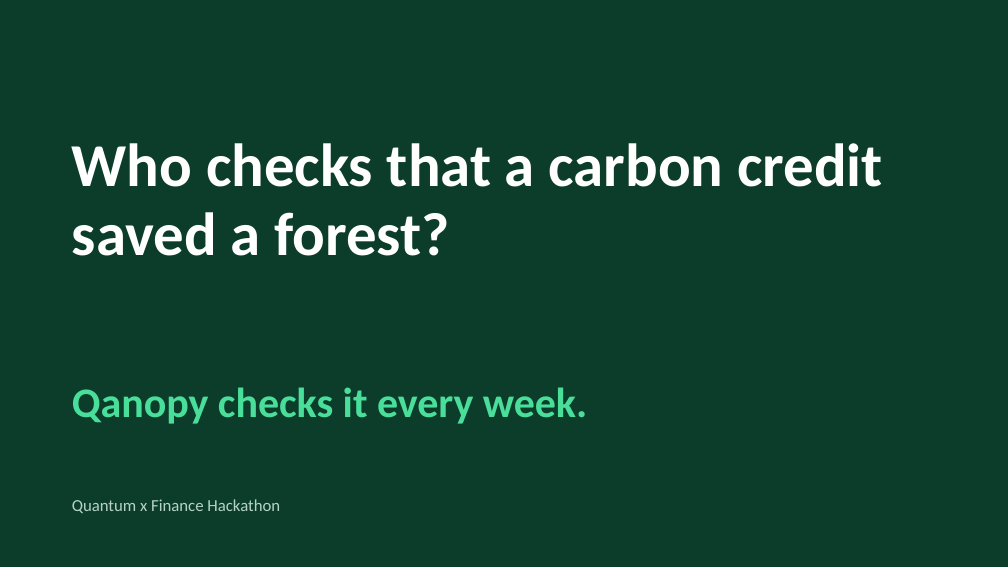
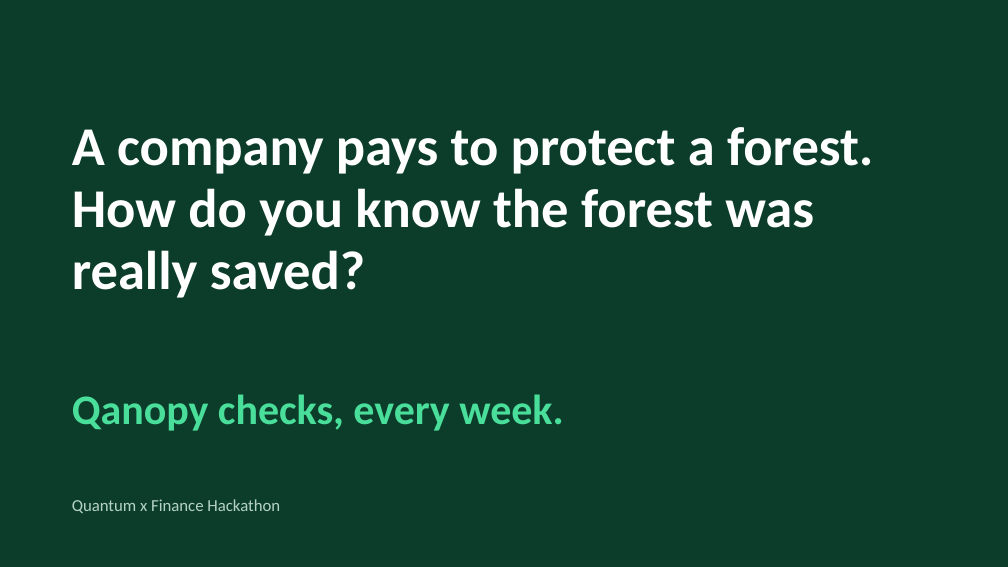
Before and after one commit to Quantum-hackathon-Qanopy/Parcel_finder, a slide deck: slide 1 of docs/Qanopy_pitch.pptx. Drawn at 1008x567 pixels with LibreOffice and Linux fonts; fonts in the diff are those of the drawing. Boxes give left, top, right and bottom in pixels: in the first picture for what was removed or moved away, otherwise in the second. Text is boxed around its words. In the diff, an @@ line names an element or a change of style, - is before the commit and + after.

```diff
--- a/docs/Qanopy_pitch.pptx
+++ b/docs/Qanopy_pitch.pptx
@@ text at (72, 127, 874, 298): text changed; size 58 to 52 pt @@
-Who checks that a carbon credit saved a forest?
+A company pays to protect a forest. How do you know the forest was really saved?
@@ text at (72, 394, 563, 431): text changed @@
-Qanopy checks it every week.
+Qanopy checks, every week.
```
Also in this commit, not shown: 4 other slides changed, 2 slides added, 2 slides removed.
